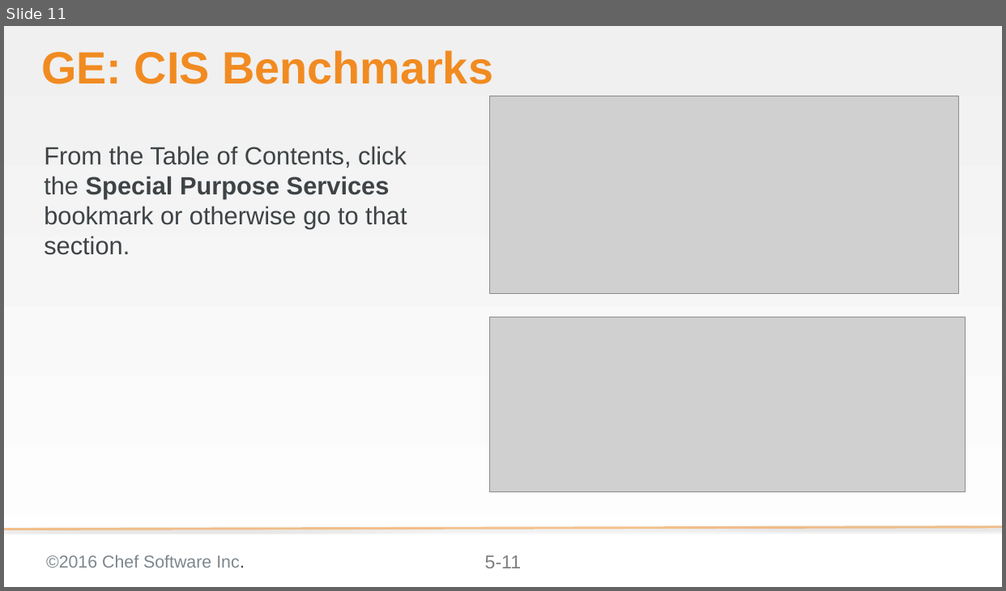
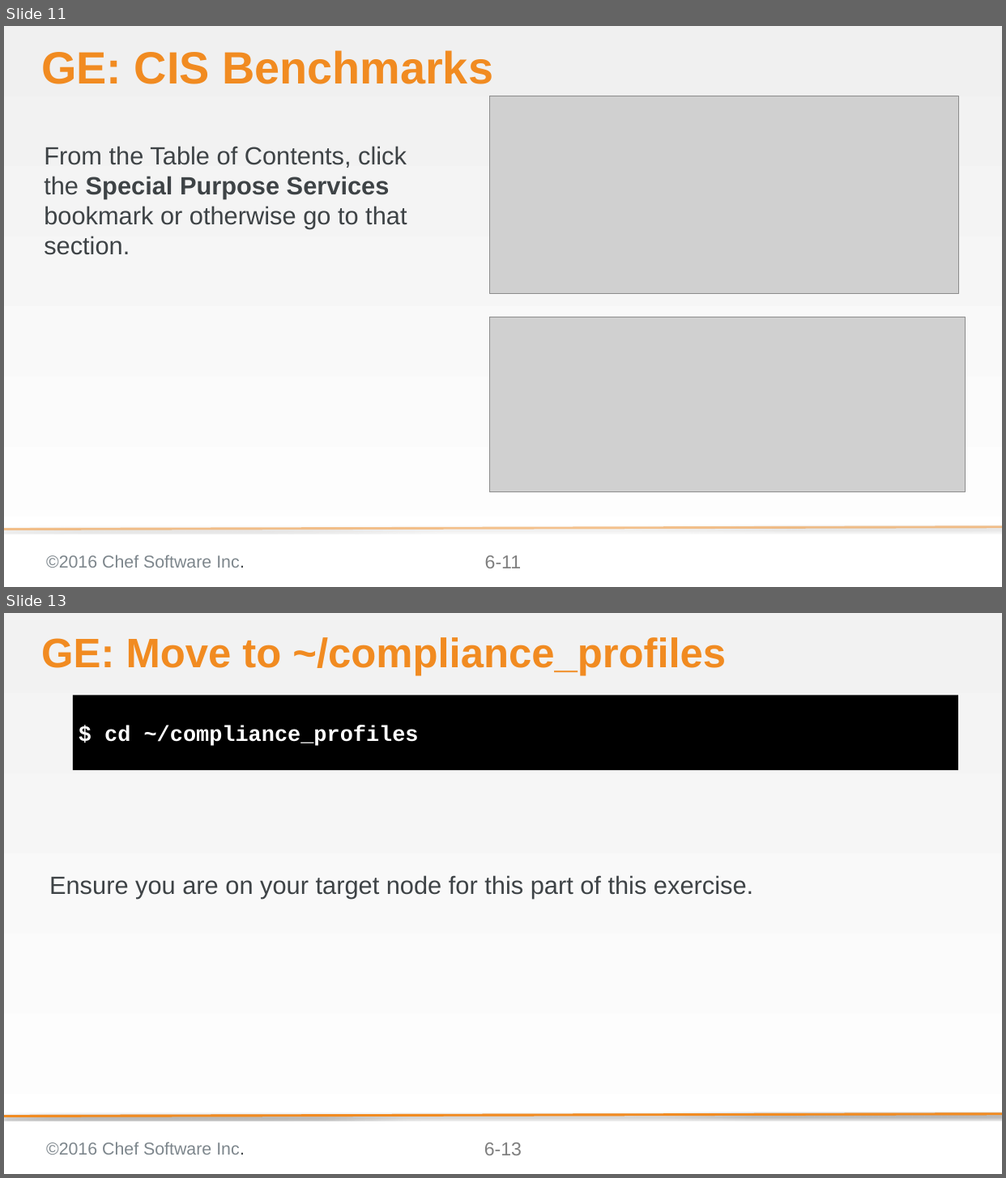
Before and after one commit to bchamby/chef-compliance-installation-configuration-operation, a slide deck: 06-compliance-frameworks-inspec.pptx. Shown one above the other, each under a label of ours: slide 11 before the commit, slides 11 and 13 after it; the slides between them are not shown. The pictures are 1006x591 and 1006x1178 pixels, drawn with LibreOffice and Linux fonts; fonts in the diff are those of the drawing; grey boxes stand for pictures; background and template pictures are left out. Boxes give left, top, right and bottom in pixels: in the first picture for what was removed or moved away, otherwise in the second. Text is boxed around its words. In the diff, an @@ line names an element or a change of style, - is before the commit and + after.

```diff
--- a/06-compliance-frameworks-inspec.pptx
+++ b/06-compliance-frameworks-inspec.pptx
@@ slide 13 added at bbox=[4, 613, 1002, 1174], background gradient #F2F2F2 to #FFFFFF; not listed: 3 template elements that a slide beside it also shows @@
@@ title added at bbox=[41, 637, 726, 675], 52.8 pt, text #F18B21, bold @@
+GE: Move to ~/compliance_profiles
@@ text added at bbox=[73, 695, 958, 770], fill #000000, 28 pt, text #FFFFFF, bold @@
+$ cd ~/compliance_profiles
@@ text added at bbox=[49, 875, 753, 899], 32 pt, text #3E4346 @@
+Ensure you are on your target node for this part of this exercise.
@@ line added from (1002, 1114) to (4, 1117), #F18B21 3 pt @@
@@ page number at bbox=[485, 556, 522, 569]: text changed @@
-5-11
+6-11
```
Also in this commit, not shown: 4 slides changed, 14 other slides added, 7 slides removed.
